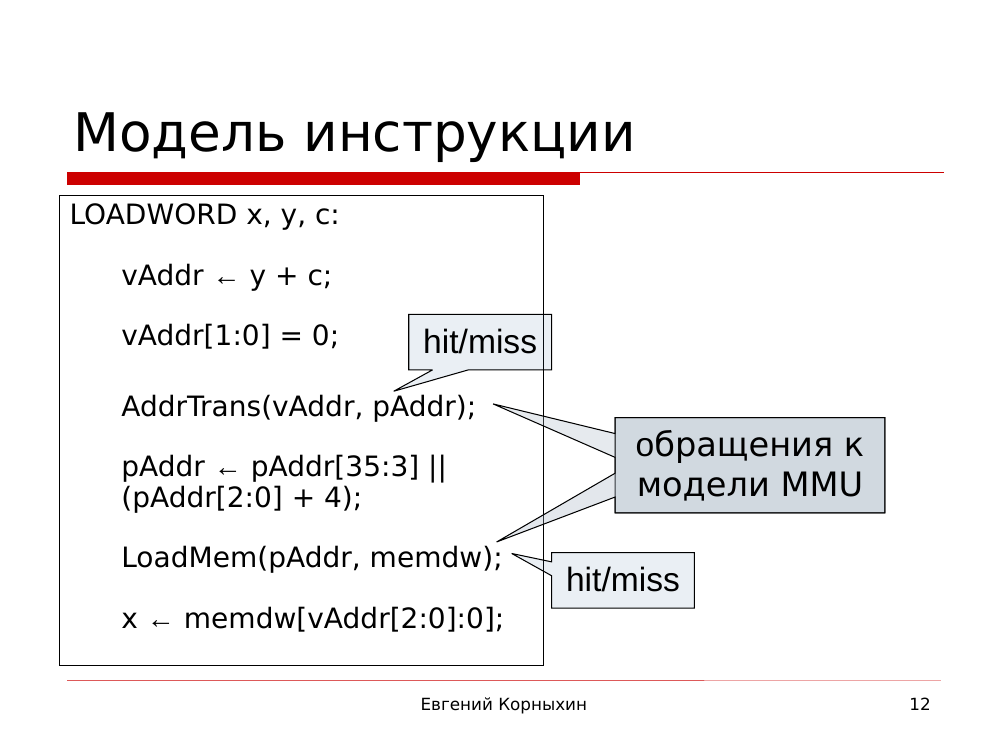
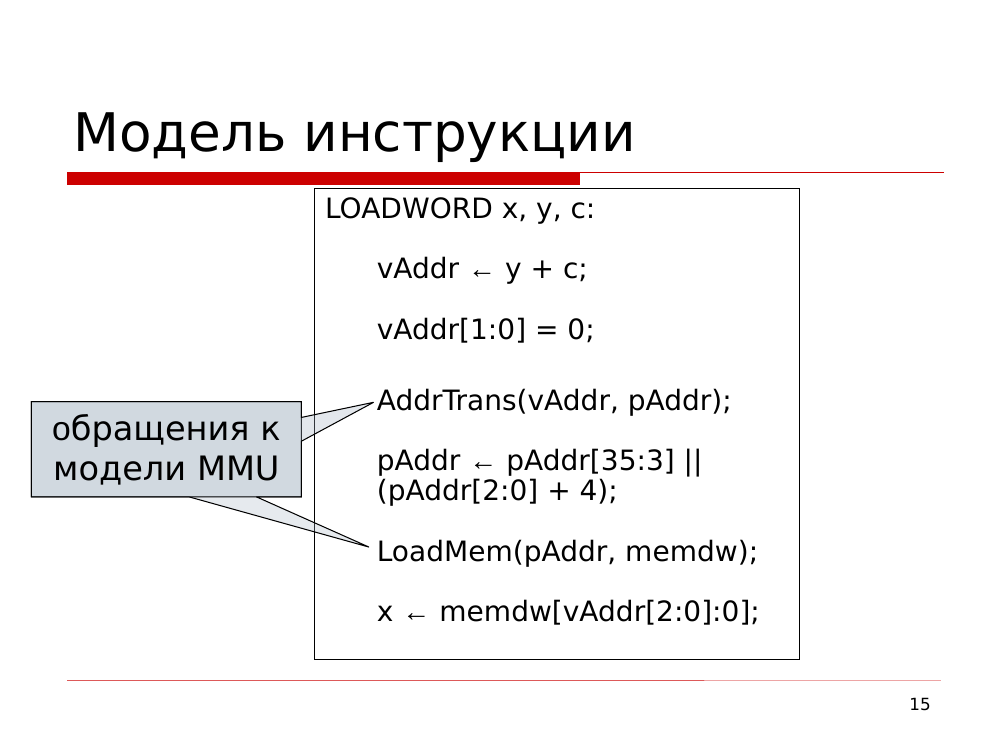
Before and after one commit to kornevgen/tesla-project, a slide deck: slide 15 of papers/THESIS/talks/Oct13 - ISP/isp-slides3.ppt (slide 12 before the commit). Drawn at 1008x756 pixels with LibreOffice and Linux fonts; fonts in the diff are those of the drawing; background and template pictures are left out. Boxes give left, top, right and bottom in pixels: in the first picture for what was removed or moved away, otherwise in the second. Text is boxed around its words. In the diff, an @@ line names an element or a change of style, - is before the commit and + after.

```diff
--- a/papers/THESIS/talks/Oct13 - ISP/isp-slides3.ppt
+++ b/papers/THESIS/talks/Oct13 - ISP/isp-slides3.ppt
@@ text "LOADWORD x, y, c: vAddr ...": place and size @@
-text "LOADWORD x, y, c: vAddr ..." at [59, 196, 543, 666]
+text "LOADWORD x, y, c: vAddr ..." at [314, 188, 798, 659]
@@ speech box removed at [409, 314, 552, 370] @@
-hit/miss
@@ speech box "обращения к модели MMU": place and size @@
-speech box "обращения к модели MMU" at [615, 417, 885, 512]
+speech box "обращения к модели MMU" at [31, 401, 301, 496]
@@ speech box: place and size @@
-speech box at [615, 417, 885, 512]
+speech box at [31, 401, 301, 496]
@@ speech box "обращения к модели MMU" at [31, 401, 301, 496]: proportions changed @@
@@ speech box at [31, 401, 301, 496]: proportions changed @@
@@ speech box removed at [551, 552, 695, 608] @@
-hit/miss
@@ text removed at [421, 697, 587, 714] @@
-Евгений Корныхин
@@ page number at [909, 697, 930, 711]: text changed @@
-12
+15
```
Also in this commit, not shown: 21 other slides changed, 8 slides added, 3 slides removed.
